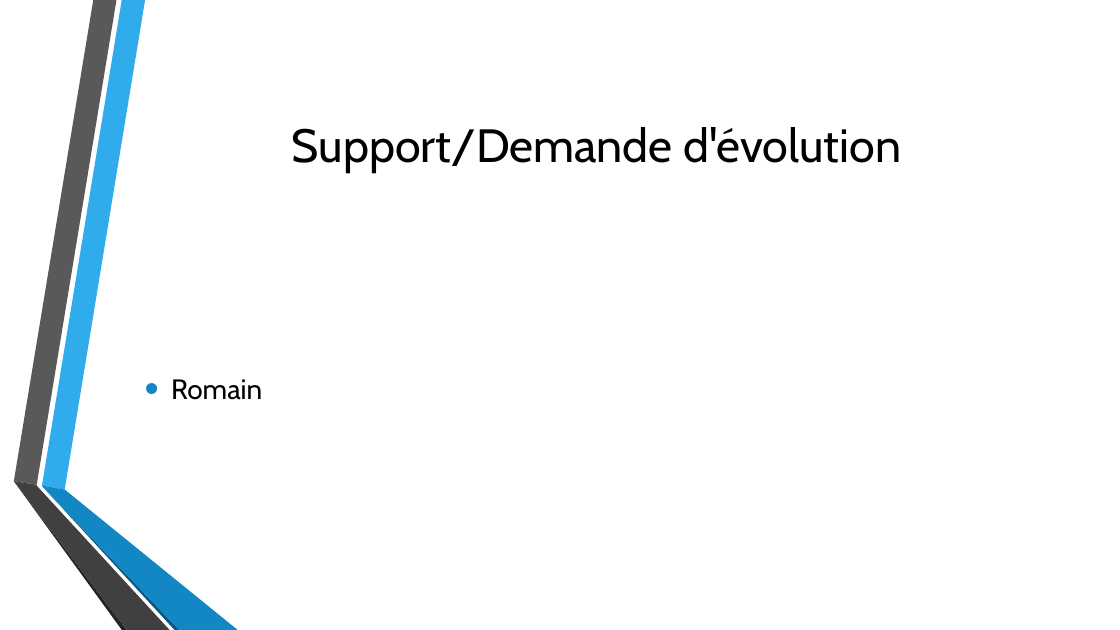
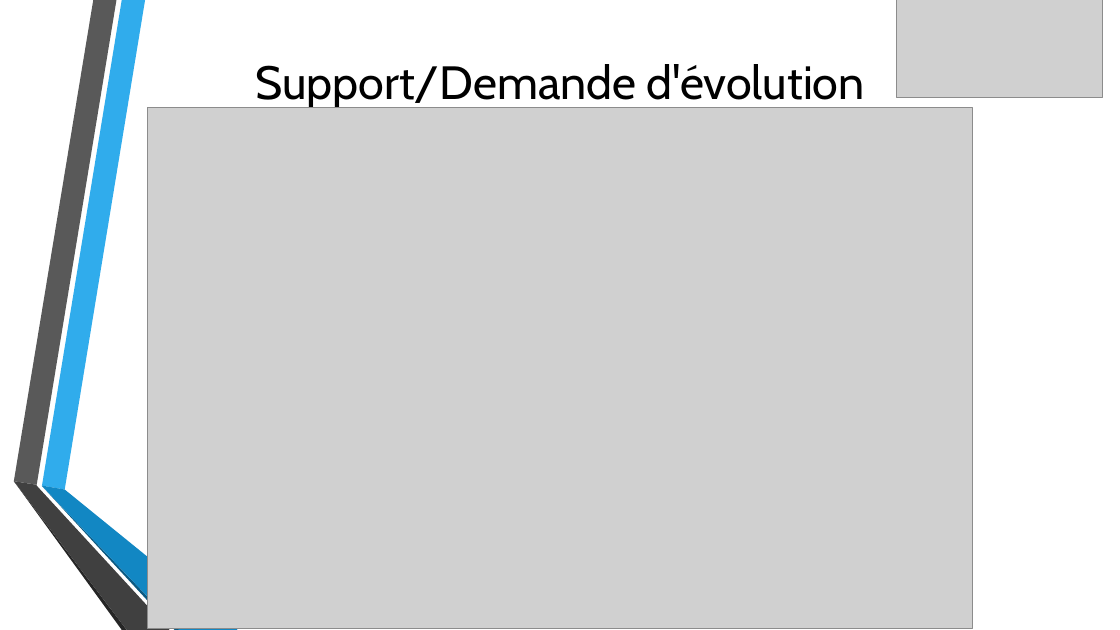
Before and after one commit to Chycrat/snir-co, a slide deck: slide 23 of LIVRABLE-4/Présentation livrable 4.pptx. Drawn at 1120x630 pixels with LibreOffice and Linux fonts; fonts in the diff are those of the drawing; grey boxes stand for pictures; background and template pictures are left out. Boxes give left, top, right and bottom in pixels: in the first picture for what was removed or moved away, otherwise in the second. Text is boxed around its words. In the diff, an @@ line names an element or a change of style, - is before the commit and + after.

```diff
--- a/LIVRABLE-4/Présentation livrable 4.pptx
+++ b/LIVRABLE-4/Présentation livrable 4.pptx
@@ title "Support/Demande d'évolution": place and size @@
-title "Support/Demande d'évolution" at [292, 127, 901, 173]
+title "Support/Demande d'évolution" at [255, 64, 865, 110]
@@ picture added at [897, 0, 1103, 97] @@
@@ picture added at [148, 108, 972, 628] @@
@@ text removed at [171, 379, 262, 400] @@
-• Romain
```
Also in this commit, not shown: 4 other slides changed.
